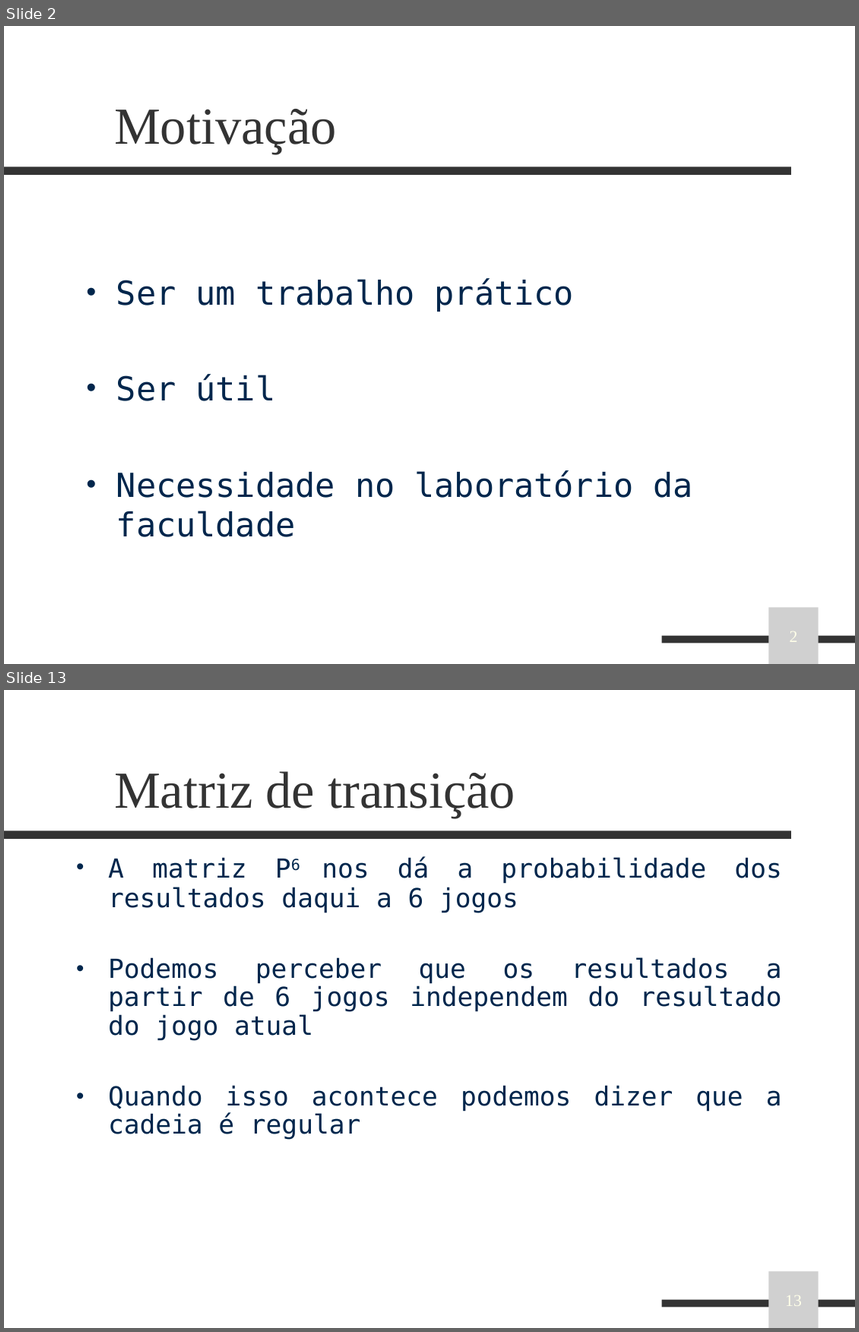
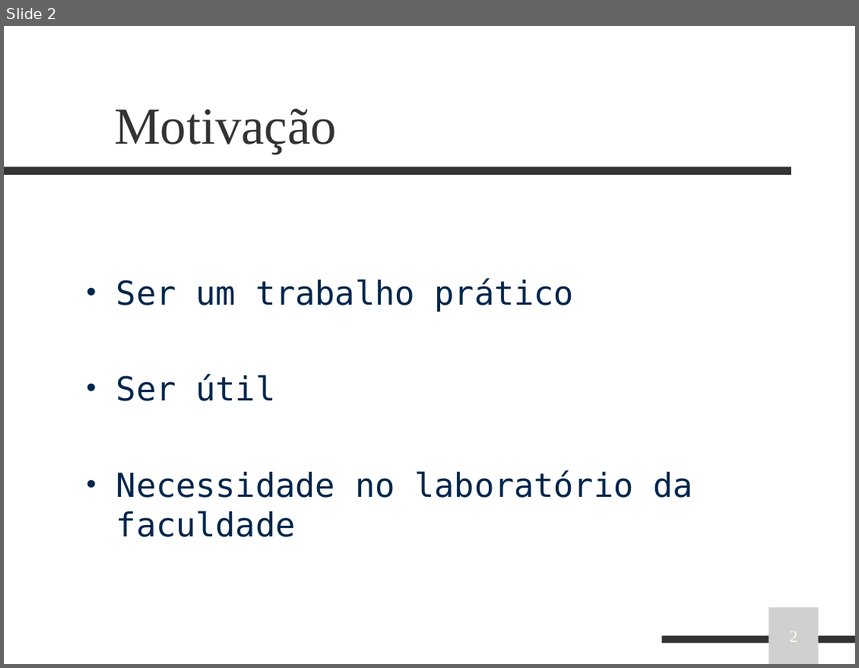
Before and after one commit to rennancockles/RealTimeMonitor, a slide deck: docs/apresentacao.ppt. Shown one above the other, each under a label of ours: slides 2 and 13 before the commit, slide 2 after it; the slides between them are not shown. The pictures are 859x1332 and 859x668 pixels, drawn with LibreOffice and Linux fonts; fonts in the diff are those of the drawing; grey boxes stand for pictures; background and template pictures are left out. Boxes give left, top, right and bottom in pixels: in the first picture for what was removed or moved away, otherwise in the second. Text is boxed around its words. In the diff, an @@ line names an element or a change of style, - is before the commit and + after.

```diff
--- a/docs/apresentacao.ppt
+++ b/docs/apresentacao.ppt
@@ slide 13 removed at <box>4,690,855,1328</box>, background picture (left out); not listed: 2 template elements that a slide beside it also shows @@
@@ title removed at <box>114,771,515,818</box> @@
-Matriz de transição
@@ text removed at <box>108,857,782,1140</box> @@
-• A matriz P6 nos dá a probabilidade dos resultados daqui a 6 jogos
-• Podemos perceber que os resultados a partir de 6 jogos independem do resultado do jogo atual
-• Quando isso acontece podemos dizer que a cadeia é regular
@@ picture removed at <box>769,1271,819,1328</box> @@
-13
```
Also in this commit, not shown: 20 slides added, 15 other slides removed, 1 other file.
